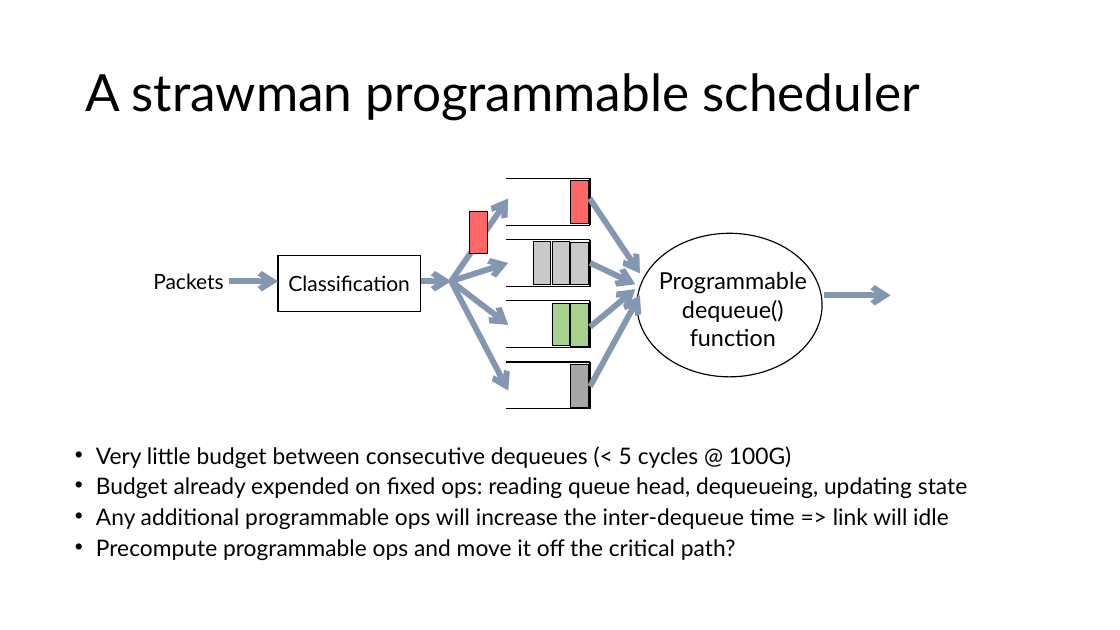
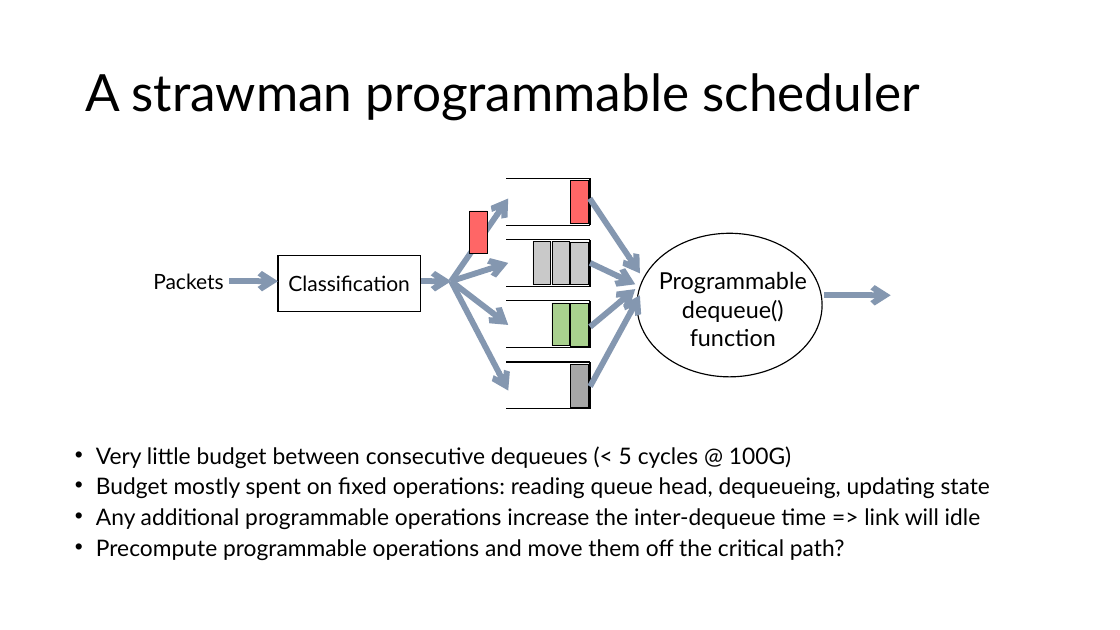
Before and after one commit to anirudhSK/pifo-domino-marple-ppts, a slide deck: slide 13 of combined_domino_pifo.pptx. Drawn at 1120x630 pixels with LibreOffice and Linux fonts; fonts in the diff are those of the drawing. Boxes give left, top, right and bottom in pixels: in the first picture for what was removed or moved away, otherwise in the second. Text is boxed around its words. In the diff, an @@ line names an element or a change of style, - is before the commit and + after.

```diff
--- a/combined_domino_pifo.pptx
+++ b/combined_domino_pifo.pptx
@@ text at box(96, 477, 990, 560): text changed @@
-• Budget already expended on fixed ops: reading queue head, dequeueing, updating state
-• Any additional programmable ops will increase the inter-dequeue time => link will idle
-• Precompute programmable ops and move it off the critical path?
+• Budget mostly spent on fixed operations: reading queue head, dequeueing, updating state
+• Any additional programmable operations increase the inter-dequeue time => link will idle
+• Precompute programmable operations and move them off the critical path?
```
Also in this commit, not shown: 3 other slides changed.
